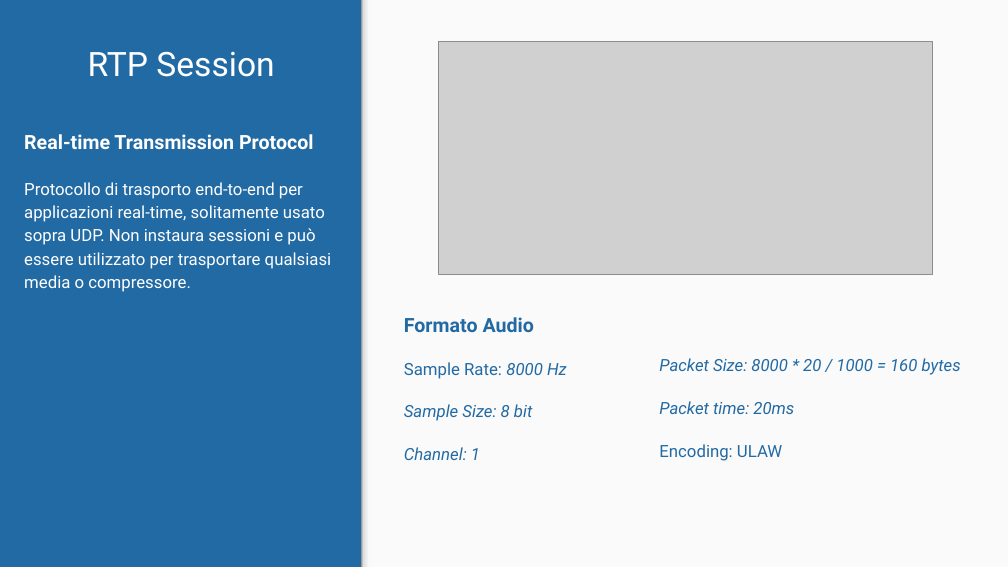
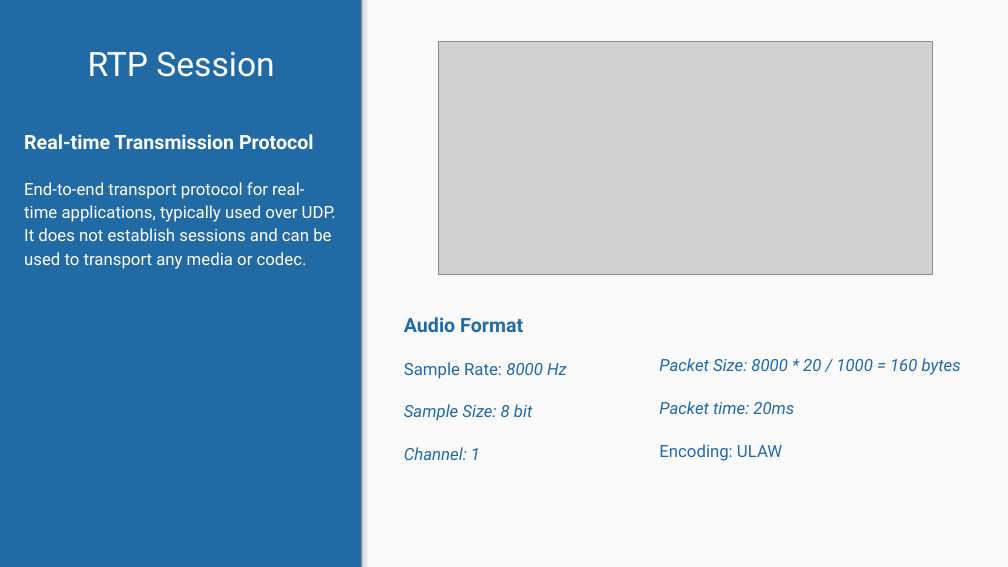
Before and after one commit to silversoft77/VoIP-UserAgent, a slide deck: slide 5 of Documentation/VoIP UserAgent - Presentation.pptx. Drawn at 1008x567 pixels with LibreOffice and Linux fonts; fonts in the diff are those of the drawing; grey boxes stand for pictures. Boxes give left, top, right and bottom in pixels: in the first picture for what was removed or moved away, otherwise in the second. Text is boxed around its words. In the diff, an @@ line names an element or a change of style, - is before the commit and + after.

```diff
--- a/Documentation/VoIP UserAgent - Presentation.pptx
+++ b/Documentation/VoIP UserAgent - Presentation.pptx
@@ text at (24, 182, 336, 269): text changed @@
-Protocollo di trasporto end-to-end per applicazioni real-time, solitamente usato sopra UDP. Non instaura sessioni e può essere utilizzato per trasportare qualsiasi media o compressore.
+End-to-end transport protocol for real-time applications, typically used over UDP. It does not establish sessions and can be used to transport any media or codec.
@@ text at (404, 317, 523, 332): text changed @@
-Formato Audio
+Audio Format
```
Also in this commit, not shown: 4 other slides changed, 4 slides added, 4 slides removed, 3 other files.
